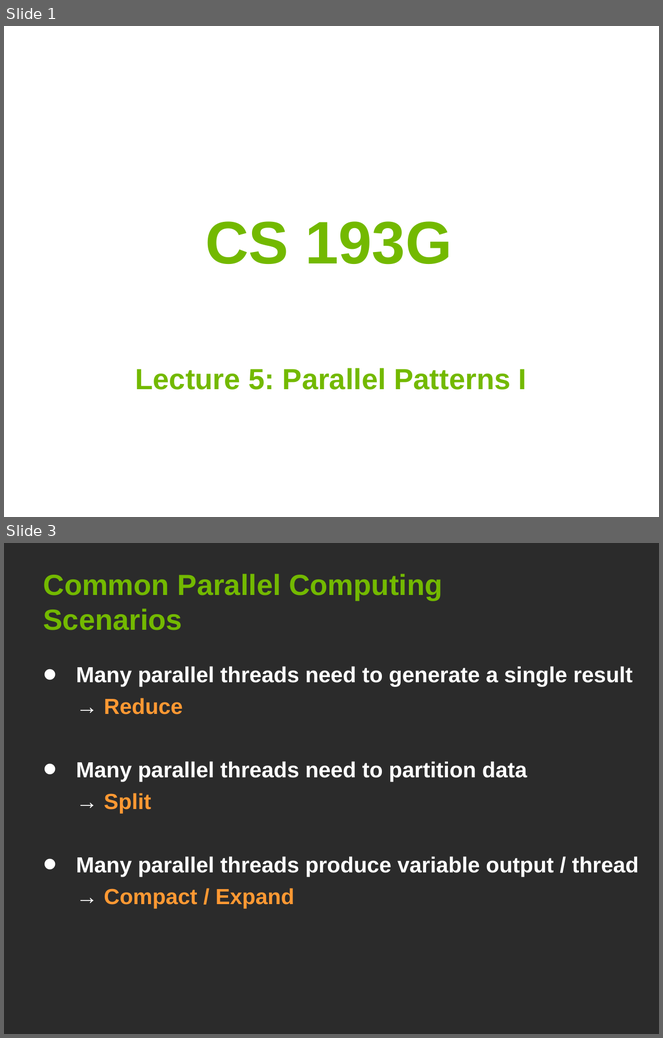
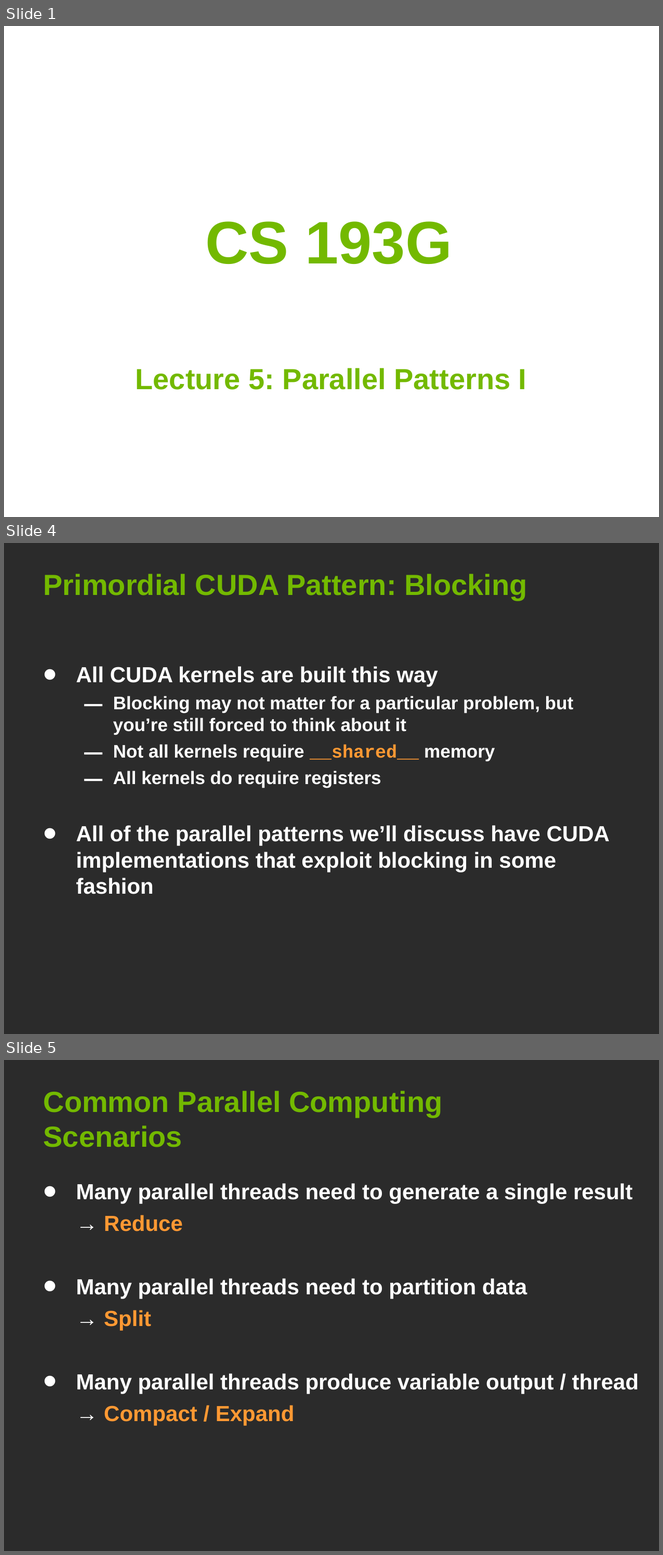
Before and after one commit to leofang/stanford-cs193g-sp2010, a slide deck: trunk/lectures/lecture_6/parallel_patterns_1.ppt. Shown one above the other, each under a label of ours: slides 1 and 3 before the commit, slides 1, 4 and 5 after it; the slides between them are not shown. The pictures are 663x1038 and 663x1555 pixels, drawn with LibreOffice and Linux fonts; fonts in the diff are those of the drawing; background and template pictures are left out; a plain dark background stands for a picture behind light text. Boxes give left, top, right and bottom in pixels: in the first picture for what was removed or moved away, otherwise in the second. Text is boxed around its words. In the diff, an @@ line names an element or a change of style, - is before the commit and + after.

```diff
--- a/trunk/lectures/lecture_6/parallel_patterns_1.ppt
+++ b/trunk/lectures/lecture_6/parallel_patterns_1.ppt
@@ slide 4 added at bbox=[4, 543, 659, 1034], background picture (left out) @@
@@ title added at bbox=[44, 574, 527, 600], 32 pt, text #73B900, bold @@
+Primordial CUDA Pattern: Blocking
@@ text added at bbox=[76, 666, 610, 895], 20 pt, text #FFFFFF, bold @@
+• All CUDA kernels are built this way
+  – Blocking may not matter for a particular problem, but you’re still forced to think about it
+  – Not all kernels require __shared__ memory
+  – All kernels do require registers
+• All of the parallel patterns we’ll discuss have CUDA implementations that exploit blocking in some fashion
@@ what was slide 3 is now slide 5 @@
```
Also in this commit, not shown: 9 slides changed, 1 other slide added.
